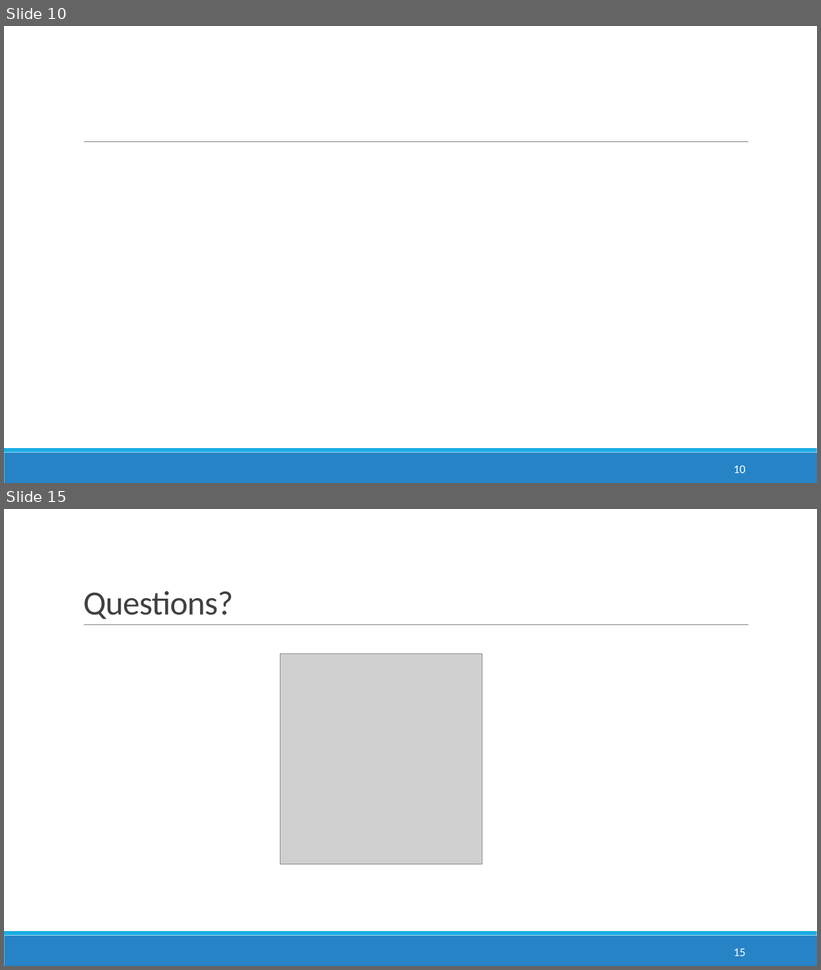
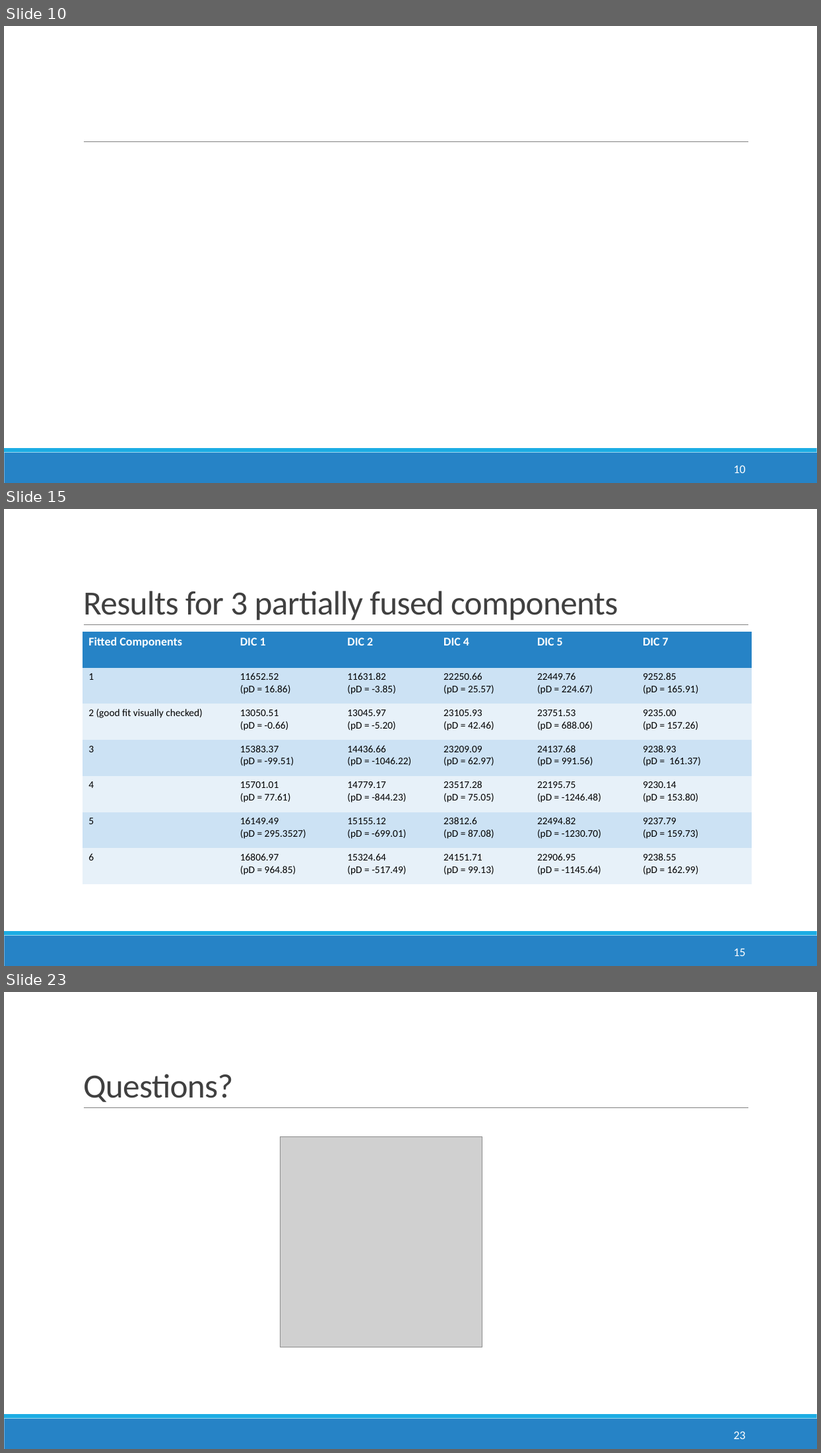
Before and after one commit to anirudhtomer/MScThesis, a slide deck: mid term presentation.pptx. Shown one above the other, each under a label of ours: slides 10 and 15 before the commit, slides 10, 15 and 23 after it; the slides between them are not shown. The pictures are 821x970 and 821x1453 pixels, drawn with LibreOffice and Linux fonts; fonts in the diff are those of the drawing; grey boxes stand for pictures; background and template pictures are left out. Boxes give left, top, right and bottom in pixels: in the first picture for what was removed or moved away, otherwise in the second. Text is boxed around its words. In the diff, an @@ line names an element or a change of style, - is before the commit and + after.

```diff
--- a/mid term presentation.pptx
+++ b/mid term presentation.pptx
@@ slide 15 added at bbox=[4, 509, 817, 966], background #FFFFFF; not listed: 3 template elements that a slide beside it also shows @@
@@ title added at bbox=[83, 591, 618, 621], 40 pt, text #404040 @@
+Results for 3 partially fused components
@@ table added at bbox=[83, 632, 752, 885], 7 rows, 6 columns @@
+Fitted Components | DIC 1 | DIC 2 | DIC 4 | DIC 5 | DIC 7
+1 | 11652.52 / (pD = 16.86) | 11631.82 / (pD = -3.85) | 22250.66 / (pD = 25.57) | 22449.76 / (pD = 224.67) | 9252.85 / (pD = 165.91)
+2 (good fit visually checked) | 13050.51 / (pD = -0.66) | 13045.97 / (pD = -5.20) | 23105.93 / (pD = 42.46) | 23751.53 / (pD = 688.06) | 9235.00 / (pD = 157.26)
+3 | 15383.37 / (pD = -99.51) | 14436.66 / (pD = -1046.22) | 23209.09 / (pD = 62.97) | 24137.68 / (pD = 991.56) | 9238.93 / (pD = 161.37)
+4 | 15701.01 / (pD = 77.61) | 14779.17 / (pD = -844.23) | 23517.28 / (pD = 75.05) | 22195.75 / (pD = -1246.48) | 9230.14 / (pD = 153.80)
+5 | 16149.49 / (pD = 295.3527) | 15155.12 / (pD = -699.01) | 23812.6 / (pD = 87.08) | 22494.82 / (pD = -1230.70) | 9237.79 / (pD = 159.73)
+6 | 16806.97 / (pD = 964.85) | 15324.64 / (pD = -517.49) | 24151.71 / (pD = 99.13) | 22906.95 / (pD = -1145.64) | 9238.55 / (pD = 162.99)
@@ page number added at bbox=[734, 949, 746, 956], 14 pt, text #FFFFFF @@
+15
@@ what was slide 15 is now slide 23 @@
@@ page number at bbox=[734, 1432, 746, 1439]: text changed @@
-15
+23
```
Also in this commit, not shown: 5 slides changed, 10 other slides added, 3 slides removed, 20 other files.
